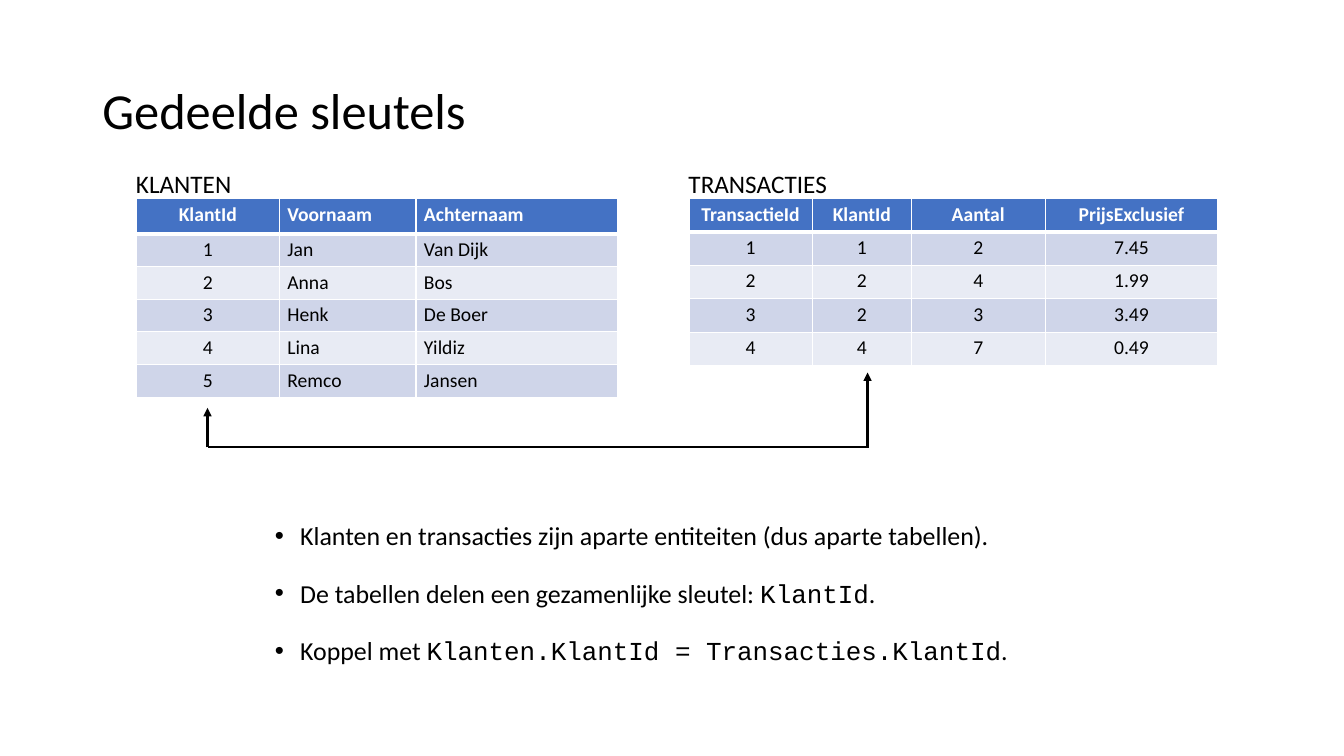
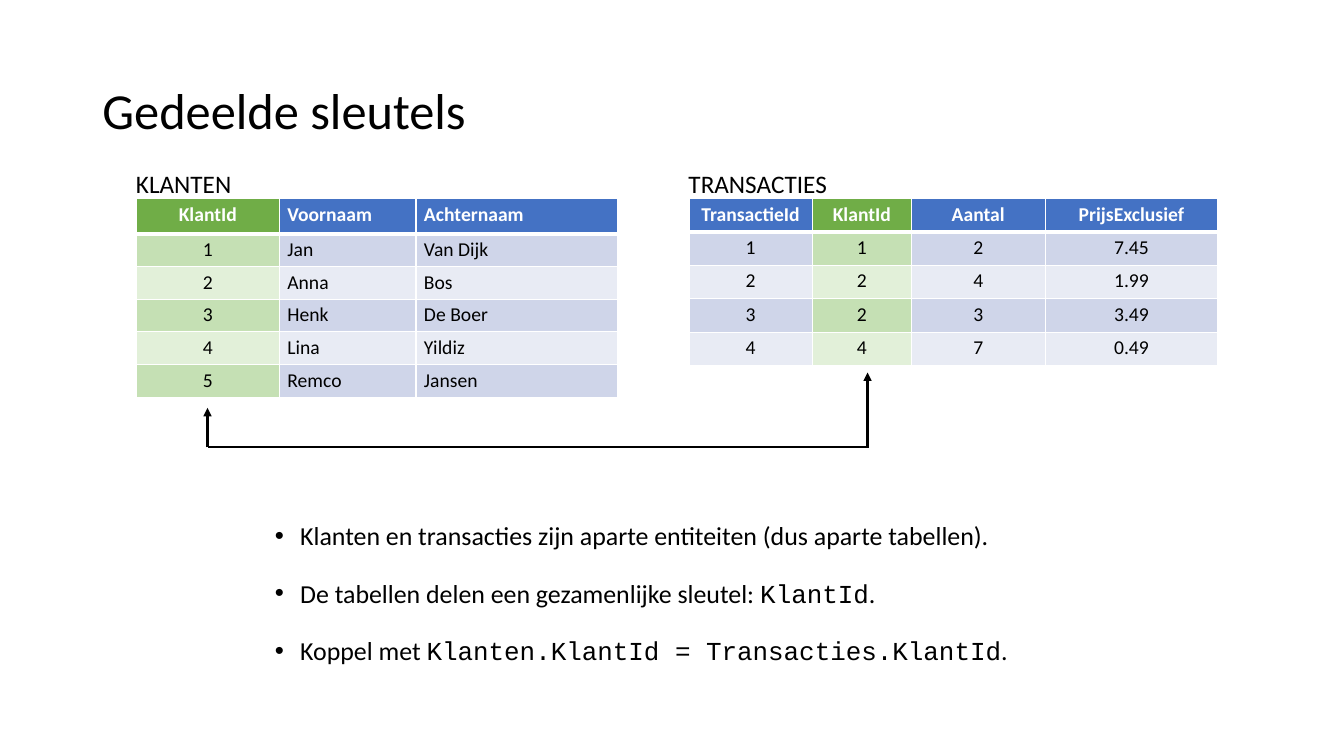
Before and after one commit to LFKoning/knowledge-sharing, a slide deck: slide 37 of sql_course_2p/1_basics/1_basics.pptx. Drawn at 1344x756 pixels with LibreOffice and Linux fonts; fonts in the diff are those of the drawing. Boxes give left, top, right and bottom in pixels: in the first picture for what was removed or moved away, otherwise in the second. Text is boxed around its words. In the diff, an @@ line names an element or a change of style, - is before the commit and + after.

```diff
--- a/sql_course_2p/1_basics/1_basics.pptx
+++ b/sql_course_2p/1_basics/1_basics.pptx
@@ table at (x1=136, y1=199, x2=618, y2=397) @@
@@ fill #4472C4 to #70AD47 in row 1, column 1 @@
@@ fill #CFD5EA to #C5E0B4 in 3 cells @@
@@ fill #E9EBF5 to #E2F0D9 in 2 cells @@
@@ table at (x1=690, y1=199, x2=1218, y2=366) @@
@@ fill #4472C4 to #70AD47 in row 1, column 2 @@
@@ fill #CFD5EA to #C5E0B4 in 2 cells @@
@@ fill #E9EBF5 to #E2F0D9 in 2 cells @@
```
Also in this commit, not shown: 19 other slides changed, 1 slide added, 9 other files.
